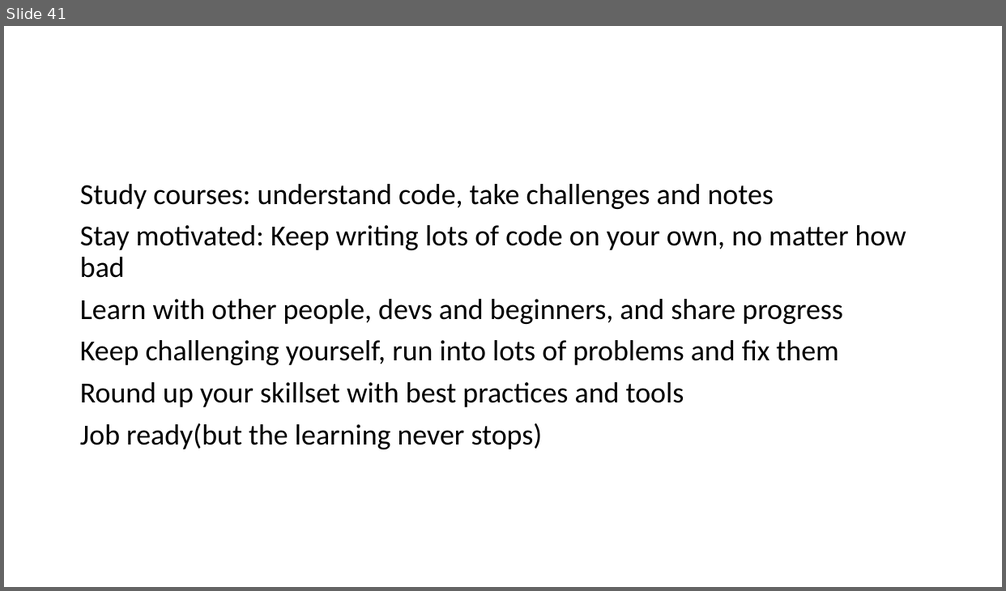
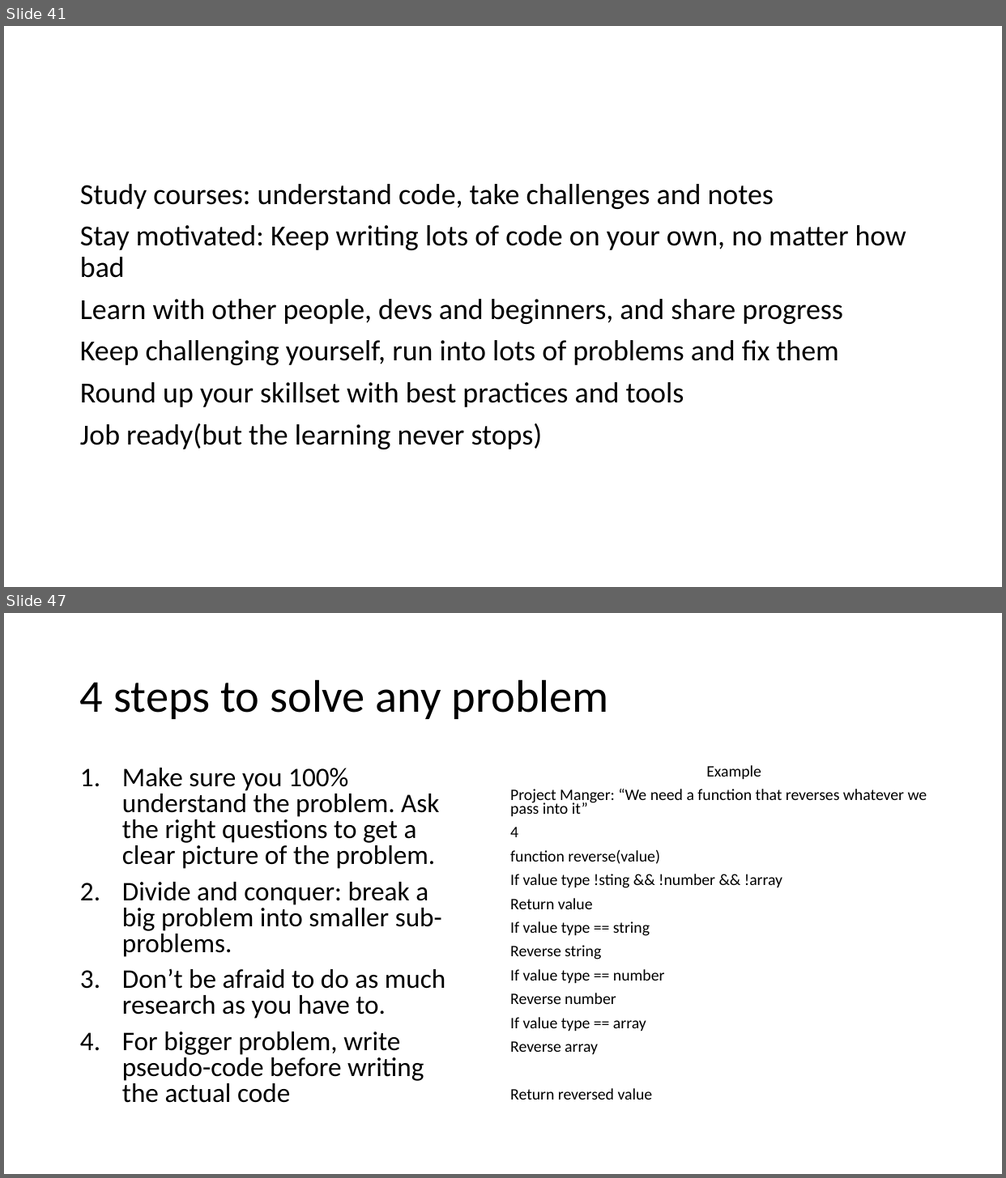
Before and after one commit to PiyushChaturvedii/Batch05, a slide deck: JavaScript.pptx. Shown one above the other, each under a label of ours: slide 41 before the commit, slides 41 and 47 after it; the slides between them are not shown. The pictures are 1006x591 and 1006x1178 pixels, drawn with LibreOffice and Linux fonts; fonts in the diff are those of the drawing. Boxes give left, top, right and bottom in pixels: in the first picture for what was removed or moved away, otherwise in the second. Text is boxed around its words. In the diff, an @@ line names an element or a change of style, - is before the commit and + after.

```diff
--- a/JavaScript.pptx
+++ b/JavaScript.pptx
@@ slide 47 added at bbox=[4, 613, 1002, 1174], background #FFFFFF @@
@@ title added at bbox=[80, 679, 609, 719], 44 pt, text #000000 @@
+4 steps to solve any problem
@@ text added at bbox=[122, 768, 445, 1103], 25.9 pt, text #000000 @@
+1. Make sure you 100% understand the problem. Ask the right questions to get a clear picture of the problem.
+2. Divide and conquer: break a big problem into smaller sub-problems.
+3. Don’t be afraid to do as much research as you have to.
+4. For bigger problem, write pseudo-code before writing the actual code
@@ text added at bbox=[510, 765, 927, 1100], 15.4 pt, text #000000 @@
+Example
+Project Manger: “We need a function that reverses whatever we pass into it”
+4
+function reverse(value)
+If value type !sting && !number && !array
+Return value
+If value type == string
+Reverse string
+If value type == number
+Reverse number
+If value type == array
+Reverse array
+Return reversed value
```
Also in this commit, not shown: 2 slides changed, 5 other slides added, 4 other files.
